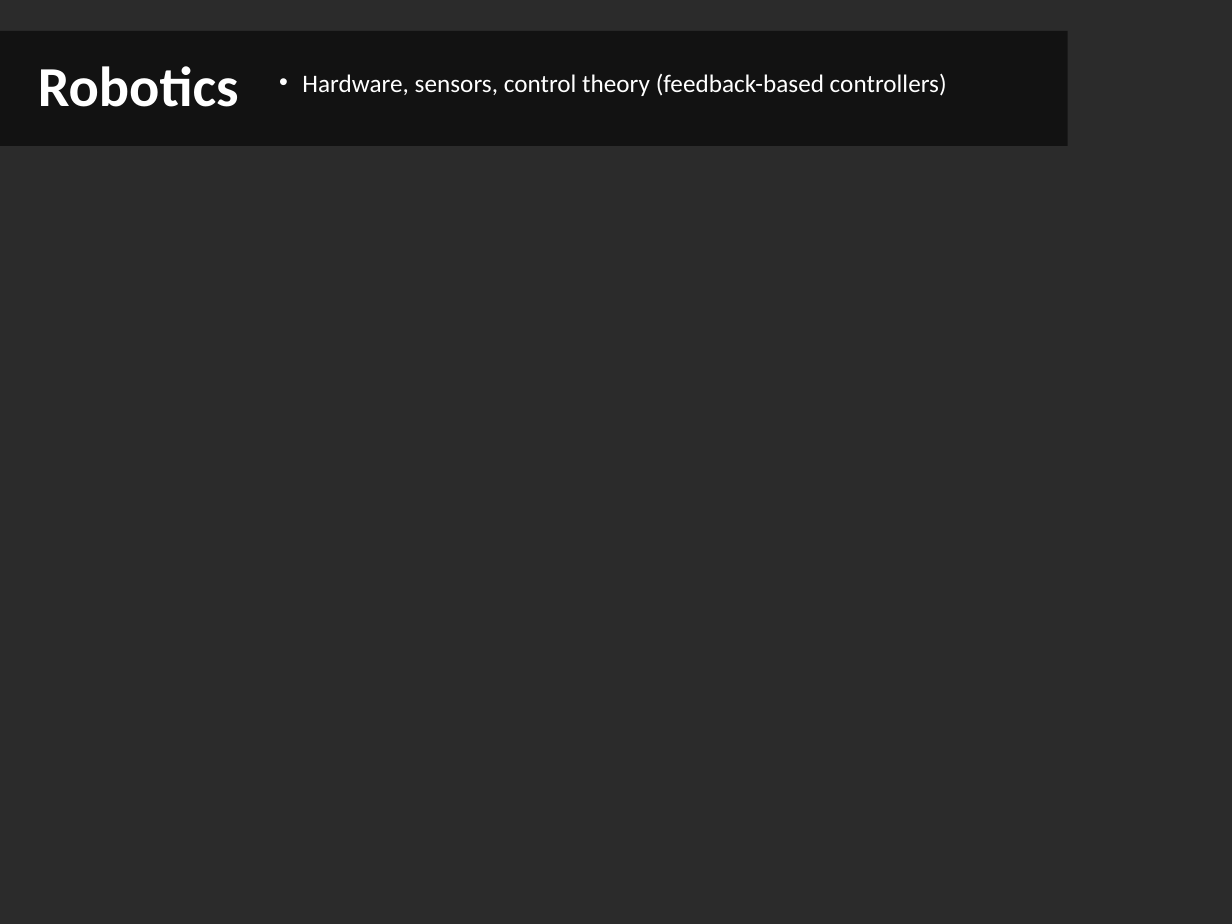
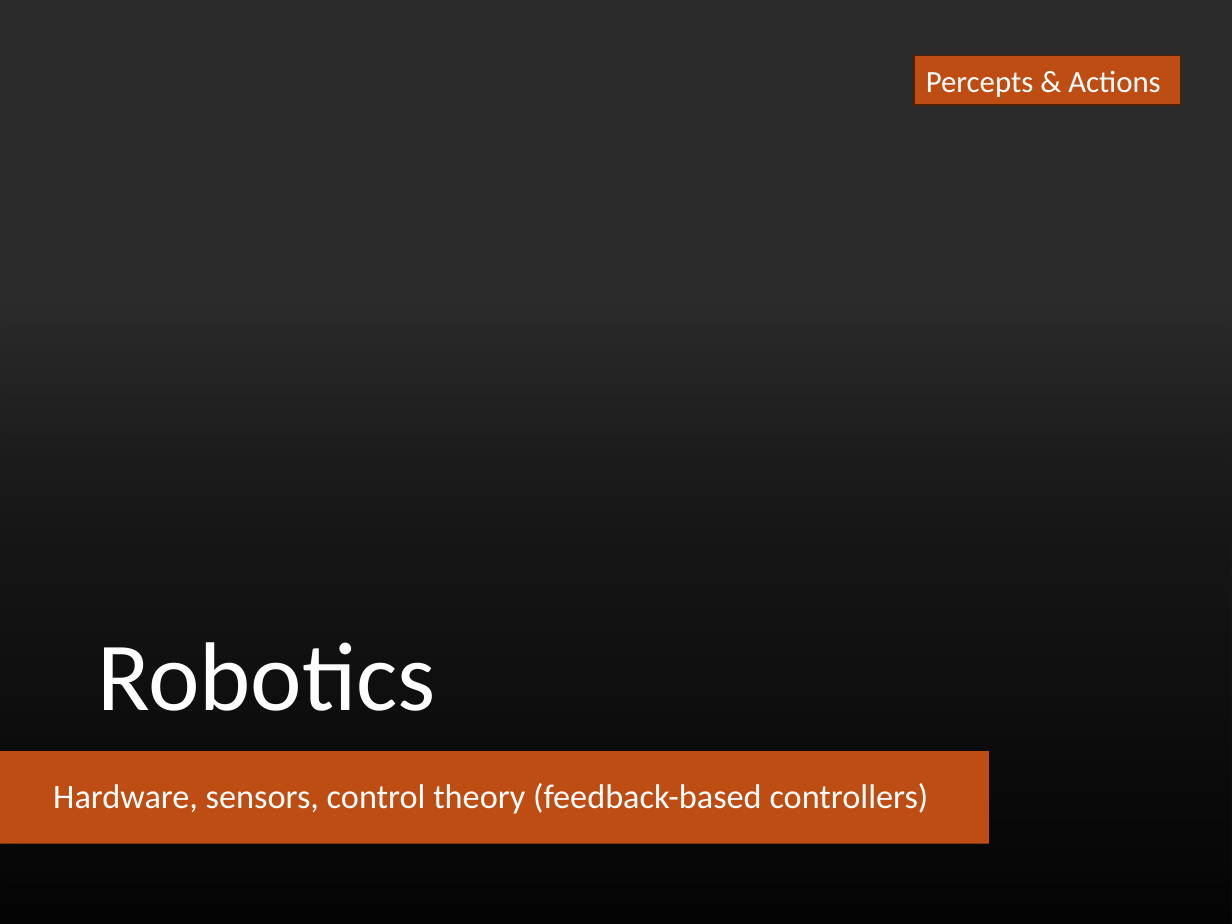
Before and after one commit to mhahsler/CS7320-AI, a slide deck: slide 5 of slides/xx_more_AI.pptx. Drawn at 1232x924 pixels with LibreOffice and Linux fonts; fonts in the diff are those of the drawing; background and template pictures are left out; a plain dark background stands for a picture behind light text. Boxes give left, top, right and bottom in pixels: in the first picture for what was removed or moved away, otherwise in the second. Text is boxed around its words. In the diff, an @@ line names an element or a change of style, - is before the commit and + after.

```diff
--- a/slides/xx_more_AI.pptx
+++ b/slides/xx_more_AI.pptx
@@ rectangle added at (0, 0, 1232, 924), fill #FFFFFF @@
@@ rectangle added at (914, 55, 1181, 105), fill #BE4D14, outline #532209 1 pt, 18 pt, text #FFFFFF @@
+Percepts & Actions
@@ rectangle added at (0, 307, 1232, 924), fill gradient #000000 @@
@@ title "Robotics": place and size @@
-title "Robotics" at (0, 31, 1068, 145)
+title "Robotics" at (97, 642, 436, 711)
@@ title "Robotics" at (97, 642, 436, 711): size 33 to 57 pt, bold off; vertical alignment middle to bottom; fill #000000 at 58% opacity to none @@
@@ rounded rectangle added at (0, 752, 989, 844), fill #BE4D14 @@
@@ text "Hardware, sensors, control theory (feedback-based ...": place and size @@
-text "Hardware, sensors, control theory (feedback-based ..." at (302, 73, 947, 96)
+text "Hardware, sensors, control theory (feedback-based ..." at (53, 783, 929, 814)
@@ text "Hardware, sensors, control theory (feedback-based ..." at (53, 783, 929, 814): size 14.7 to 20 pt; bullet • to none; line spacing 0.7 to 0.9; more space between paragraphs; vertical alignment top to middle @@
```
Also in this commit, not shown: 2 other slides changed, 3 slides added, 1 slide removed, 1 other file.
